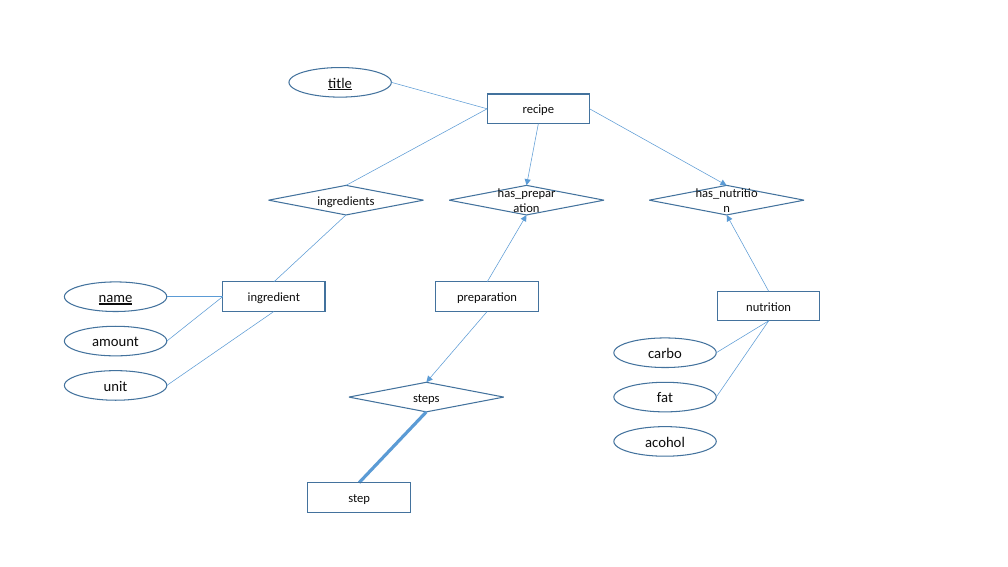
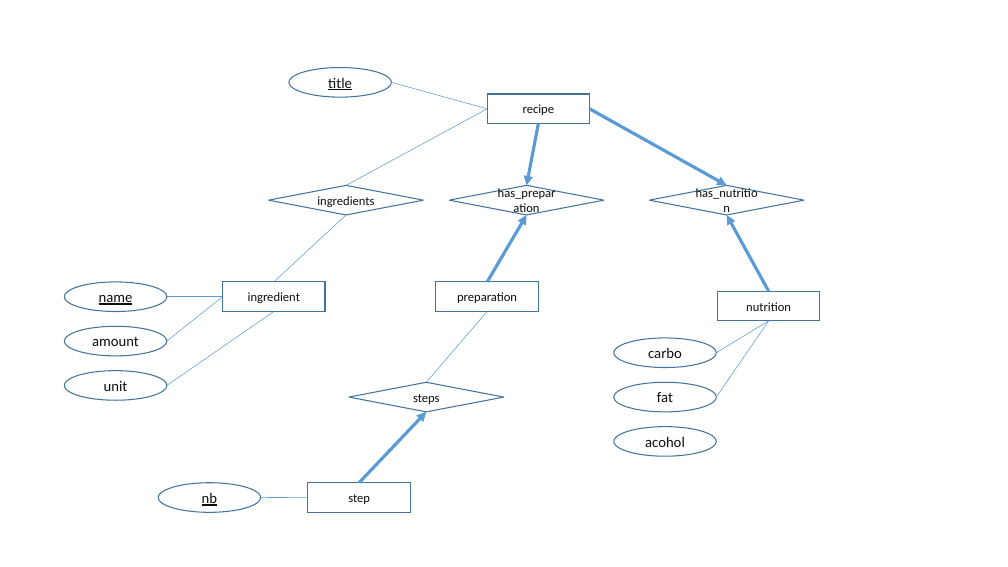
Before and after one commit to timotheeguerin/socs, a slide deck: slide 2 of Comp 421/Final 2012.pptx. Drawn at 1008x567 pixels with LibreOffice and Linux fonts; fonts in the diff are those of the drawing. Boxes give left, top, right and bottom in pixels: in the first picture for what was removed or moved away, otherwise in the second. Text is boxed around its words. In the diff, an @@ line names an element or a change of style, - is before the commit and + after.

```diff
--- a/Comp 421/Final 2012.pptx
+++ b/Comp 421/Final 2012.pptx
@@ arrow (590, 109) - (727, 185): stroke #5B9BD5 0.5 pt to #5B9BD5 3 pt @@
@@ arrow (538, 123) - (527, 185): stroke #5B9BD5 0.5 pt to #5B9BD5 3 pt @@
@@ arrow (487, 282) - (527, 215): stroke #5B9BD5 0.5 pt to #5B9BD5 3 pt @@
@@ arrow (769, 291) - (727, 215): stroke #5B9BD5 0.5 pt to #5B9BD5 3 pt @@
@@ arrow moved from (487, 312) - (426, 383) to (426, 383) - (487, 312) @@
@@ arrow (426, 383) - (487, 312): arrow to line @@
@@ line moved from (426, 412) - (359, 482) to (359, 482) - (426, 412) @@
@@ line (359, 482) - (426, 412): line to arrow @@
@@ ellipse added at (158,483,260,513), outline #43739E 1 pt, 14 pt, text #0D0D0D, underline @@
+nb
@@ line added from (261, 498) to (308, 498), #5B9BD5 0.5 pt @@
```
Also in this commit, not shown: 3 other files.
